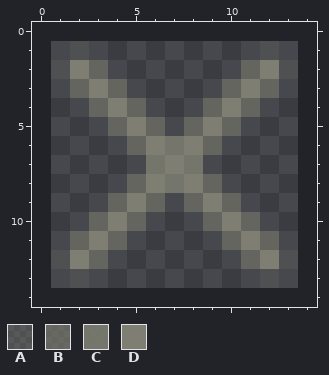
A pixel-art sprite gets an edit: NostalgiaMusic/Images.xcassets/FBActivity/x-close.imageset/ic_X_close@1x.png. Above: the version before the commit.
The file is 13x13 pixels. Pixels under 10% opacity are left out. Colours within 5 levels of each other are drawn and written as one. The old version is drawn lined up with the new one, on the new canvas.
Palette (. is transparent): A #7e7e714f  B #7e7e719e  C #7d7e72dc  D #7e7f72
The same view after the edit:
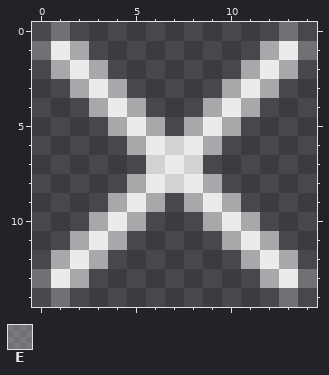
Colours new in this view: E #e8e8e84f
Commit message: Adjusted detail page to have the close button above post rather than in the post
From old to new:
{"change": "canvas 13x13 -> 15x15, the old top-left corner now at 1,1"}
{"colour":"B","old":"#7e7e719e","new":"#eaeaea9e"}
{"colour":"C","old":"#7d7e72dc","new":"#eaeaeadc"}
{"colour":"D","old":"#7e7f72","new":"#ebebeb"}
{"y":0,"x":1,"old":".","new":"E"}
{"y":0,"x":13,"old":".","new":"E"}
{"y":1,"x":0,"old":"..A","new":"EDB"}
{"y":1,"x":12,"old":"A..","new":"BDE"}
{"y":2,"x":1,"old":"A","new":"B"}
{"y":2,"x":13,"old":"A","new":"B"}
{"y":12,"x":1,"old":"A","new":"B"}
{"y":12,"x":13,"old":"A","new":"B"}
{"y":13,"x":0,"old":"..A","new":"EDB"}
{"y":13,"x":12,"old":"A..","new":"BDE"}
{"y":14,"x":1,"old":".","new":"E"}
{"y":14,"x":13,"old":".","new":"E"}
{"label":"changed","picture_box":[32,22,317,307]}
